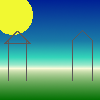
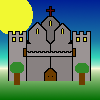
Layers edited between the first and the second (100, 100) image:
painted on "Visible" over [4, 6, 93, 85]
hid "Layer" over [4, 6, 93, 85]
